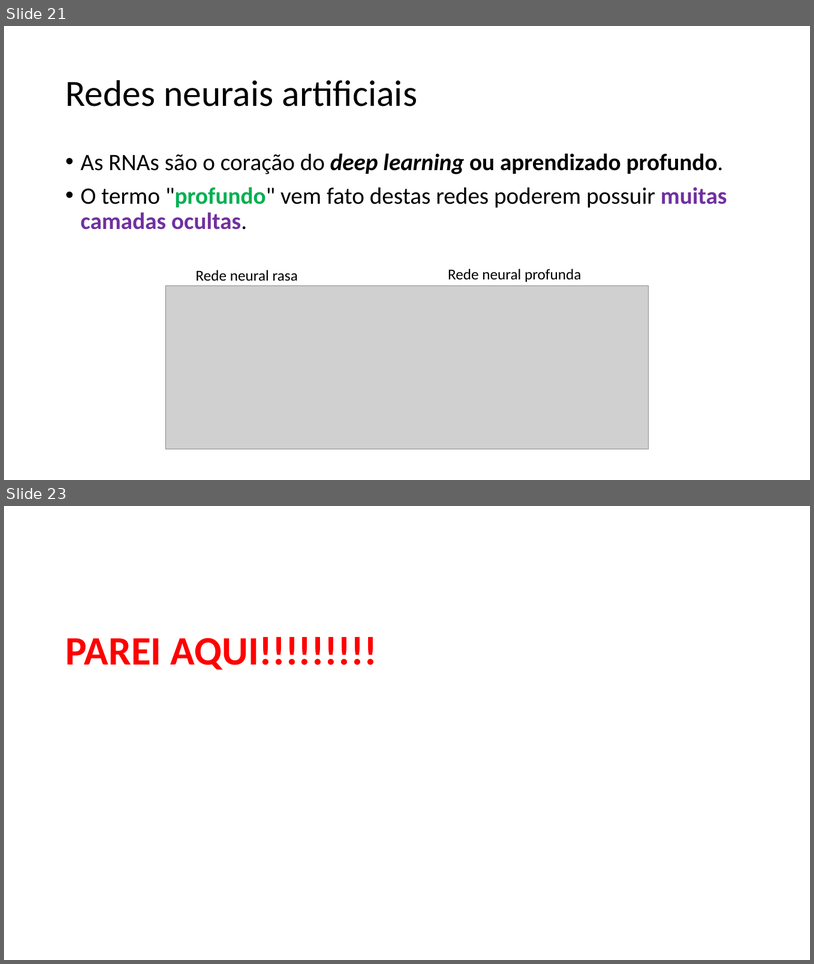
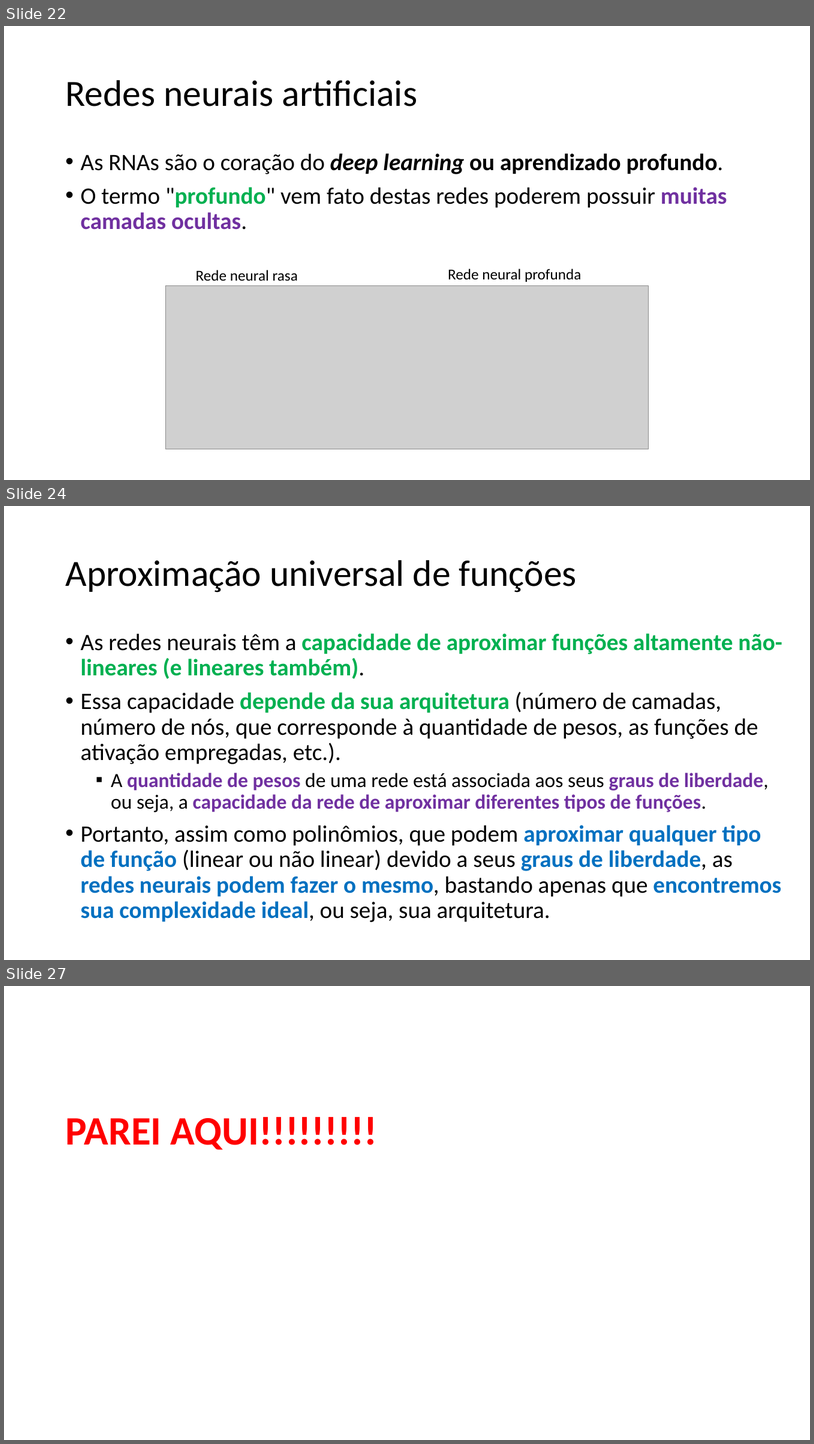
Before and after one commit to zz4fap/c24_inteligencia_artificial, a slide deck: slides/C24_MLP.pptx. Shown one above the other, each under a label of ours: slides 21 and 23 before the commit, slides 22, 24 and 27 after it; the slides between them are not shown. The pictures are 814x964 and 814x1444 pixels, drawn with LibreOffice and Linux fonts; fonts in the diff are those of the drawing; grey boxes stand for pictures. Boxes give left, top, right and bottom in pixels: in the first picture for what was removed or moved away, otherwise in the second. Text is boxed around its words. In the diff, an @@ line names an element or a change of style, - is before the commit and + after.

```diff
--- a/slides/C24_MLP.pptx
+++ b/slides/C24_MLP.pptx
@@ slide 24 added at (4,506,810,960), background #FFFFFF @@
@@ title added at (65,560,577,592), 44 pt, text #000000 @@
+Aproximação universal de funções
@@ text added at (81,633,782,922), 28 pt, text #000000 @@
+• As redes neurais têm a capacidade de aproximar funções altamente não-lineares (e lineares também).
+• Essa capacidade depende da sua arquitetura (número de camadas, número de nós, que corresponde à quantidade de pesos, as funções de ativação empregadas, etc.).
+  ▪ A quantidade de pesos de uma rede está associada aos seus graus de liberdade, ou seja, a capacidade da rede de aproximar diferentes tipos de funções.
+• Portanto, assim como polinômios, que podem aproximar qualquer tipo de função (linear ou não linear) devido a seus graus de liberdade, as redes neurais podem fazer o mesmo, bastando apenas que encontremos sua complexidade ideal, ou seja, sua arquitetura.
@@ what was slide 21 is now slide 22 @@
@@ what was slide 23 is now slide 27 @@
```
Also in this commit, not shown: 2 slides changed, 6 other slides added, 3 slides removed.
